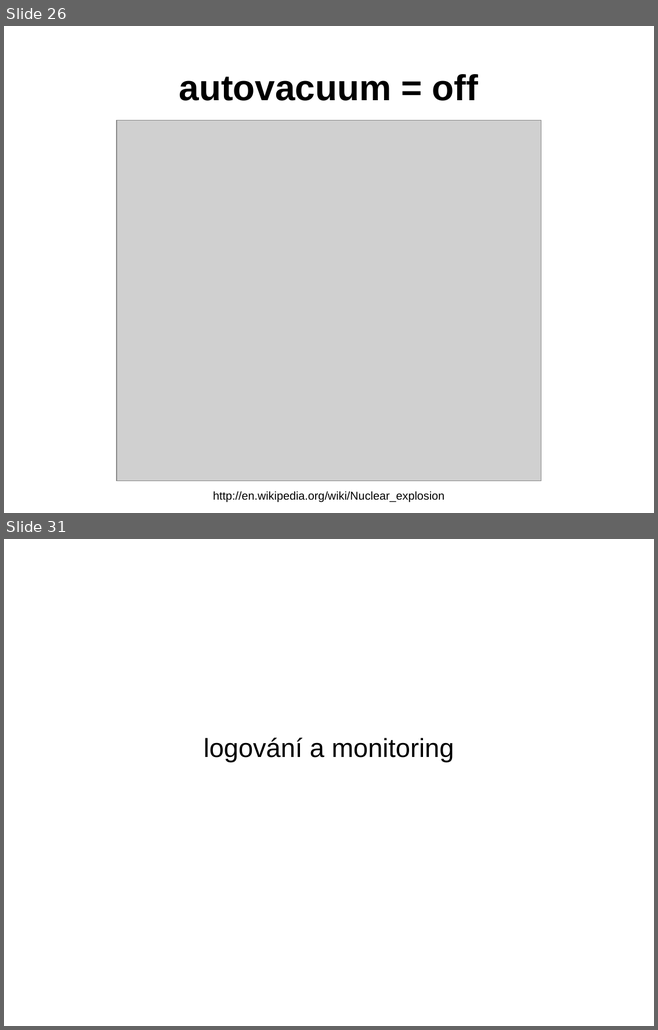
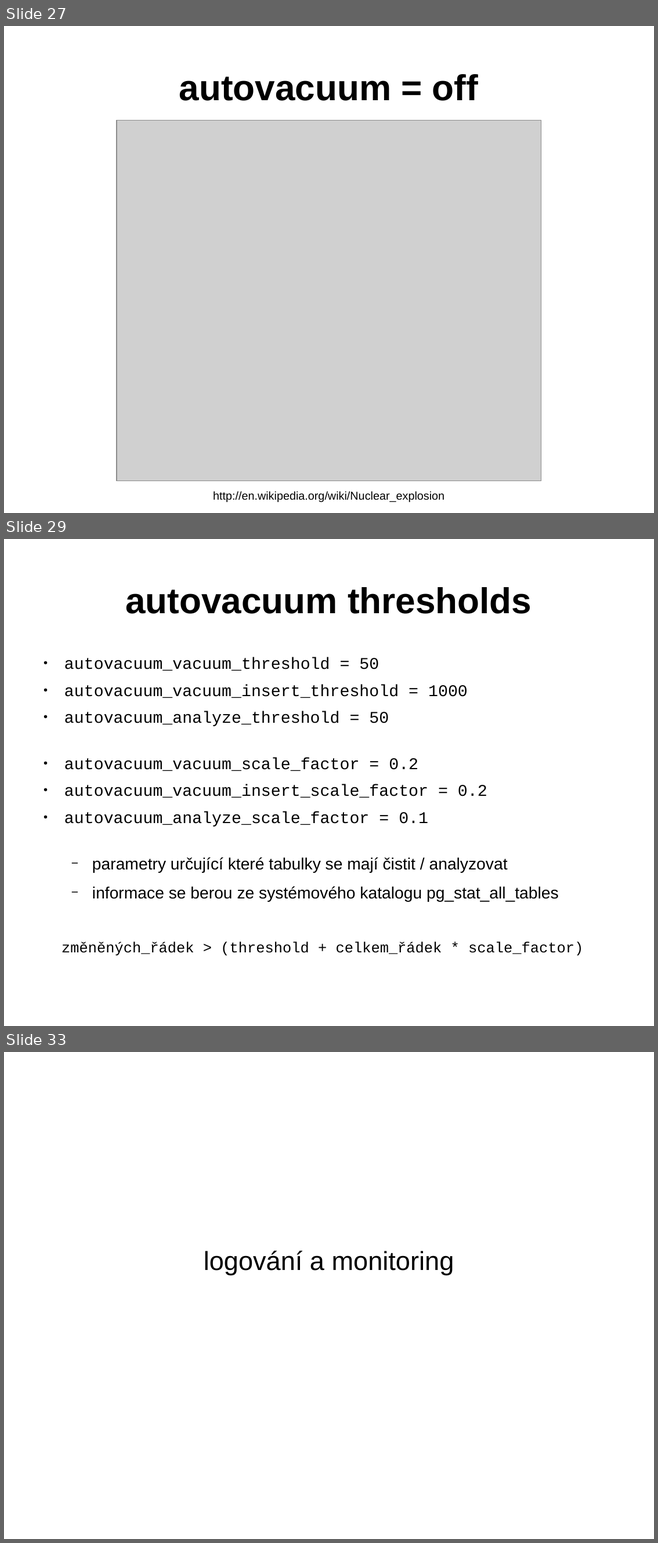
Before and after one commit to tvondra/perf_tuning_training, a slide deck: perf-tuning-training.odp. Shown one above the other, each under a label of ours: slides 26 and 31 before the commit, slides 27, 29 and 33 after it; the slides between them are not shown. The pictures are 658x1030 and 658x1543 pixels, drawn with LibreOffice and Linux fonts; fonts in the diff are those of the drawing; grey boxes stand for pictures. Boxes give left, top, right and bottom in pixels: in the first picture for what was removed or moved away, otherwise in the second. Text is boxed around its words. In the diff, an @@ line names an element or a change of style, - is before the commit and + after.

```diff
--- a/perf-tuning-training.odp
+++ b/perf-tuning-training.odp
@@ slide 29 added at (4,539,654,1026), background #FFFFFF @@
@@ title added at (125,587,531,614), 44 pt, text #000000, bold @@
+autovacuum thresholds
@@ text added at (61,657,583,956), 20 pt, text #000000 @@
+● autovacuum_vacuum_threshold = 50
+● autovacuum_vacuum_insert_threshold = 1000
+● autovacuum_analyze_threshold = 50
+● autovacuum_vacuum_scale_factor = 0.2
+● autovacuum_vacuum_insert_scale_factor = 0.2
+● autovacuum_analyze_scale_factor = 0.1
+  − parametry určující které tabulky se mají čistit / analyzovat
+  − informace se berou ze systémového katalogu pg_stat_all_tables
+změněných_řádek > (threshold + celkem_řádek * scale_factor)
@@ what was slide 26 is now slide 27 @@
@@ what was slide 31 is now slide 33 @@
```
Also in this commit, not shown: 15 slides changed, 1 other slide added, 2 other files.
